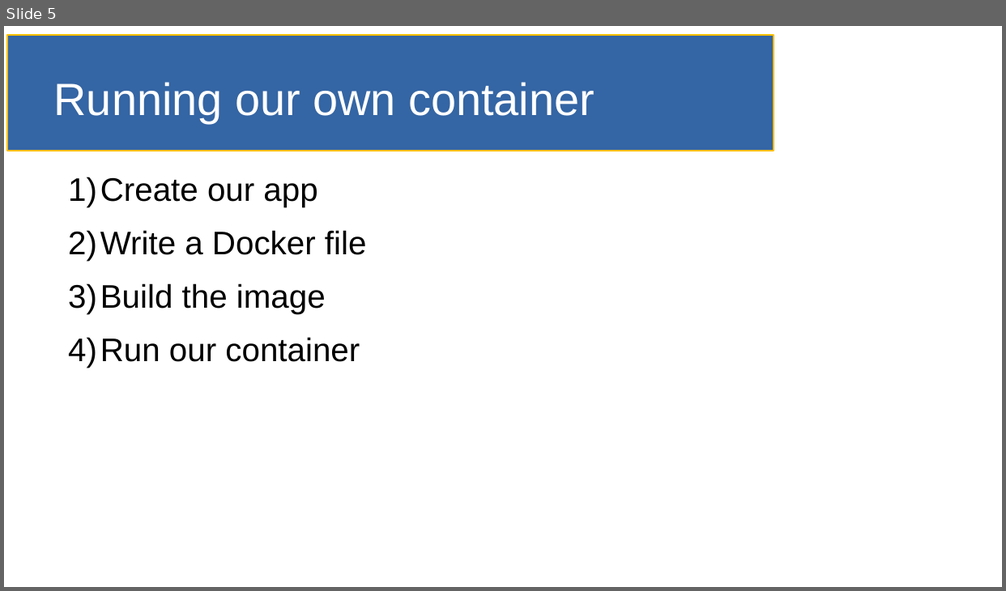
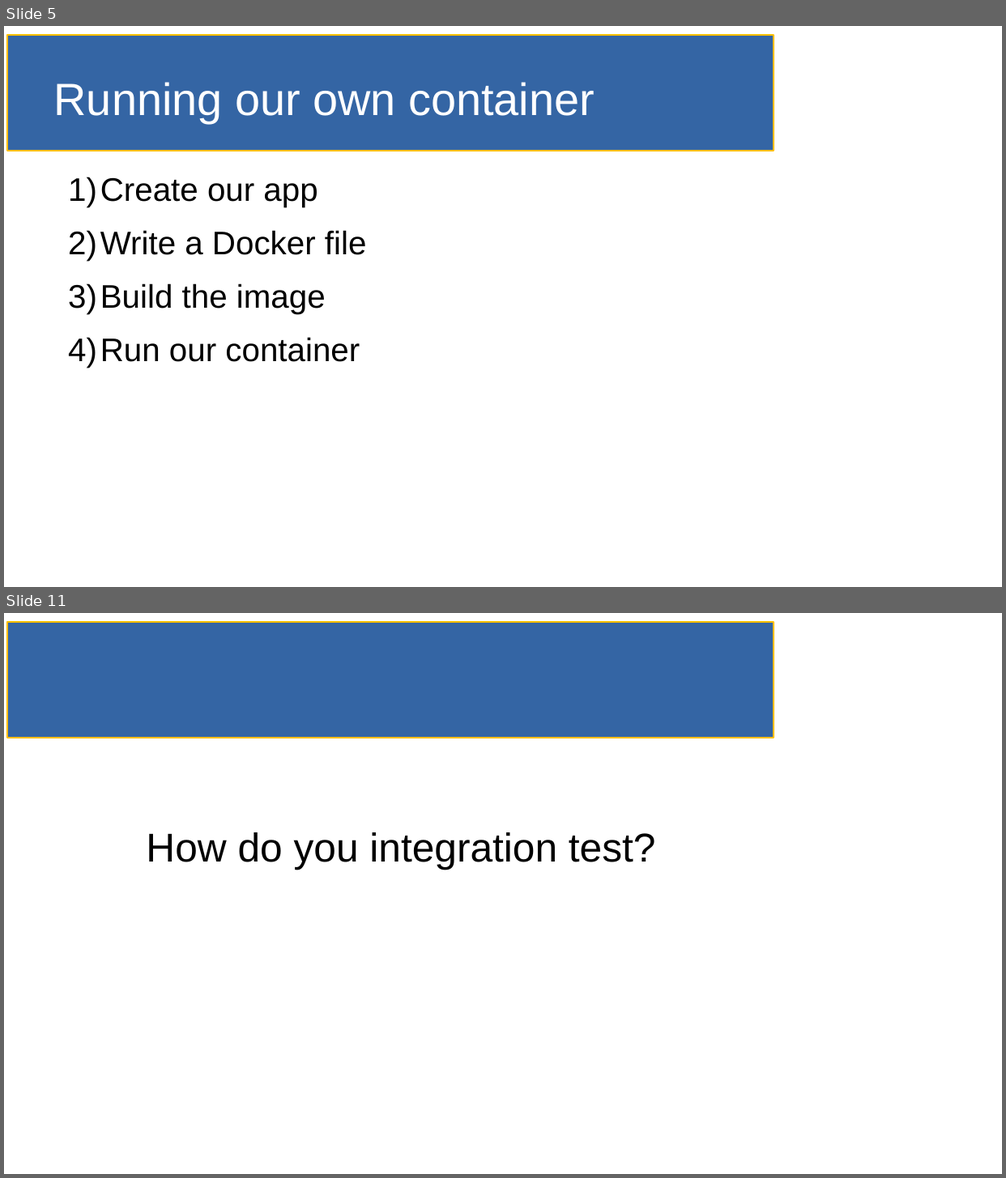
Before and after one commit to SmithE65/Containerizing, a slide deck: doc/slides.odp. Shown one above the other, each under a label of ours: slide 5 before the commit, slides 5 and 11 after it; the slides between them are not shown. The pictures are 1006x591 and 1006x1178 pixels, drawn with LibreOffice and Linux fonts; fonts in the diff are those of the drawing. Boxes give left, top, right and bottom in pixels: in the first picture for what was removed or moved away, otherwise in the second. Text is boxed around its words. In the diff, an @@ line names an element or a change of style, - is before the commit and + after.

```diff
--- a/doc/slides.odp
+++ b/doc/slides.odp
@@ slide 11 added at bbox=[4, 613, 1002, 1174], background #FFFFFF; not listed: 1 template element that a slide beside it also shows @@
@@ subtitle added at bbox=[146, 833, 656, 870], 32 pt, text #000000 @@
+How do you integration test?
```
Also in this commit, not shown: 3 slides changed, 9 other slides added, 2 slides removed, 1 other file.
